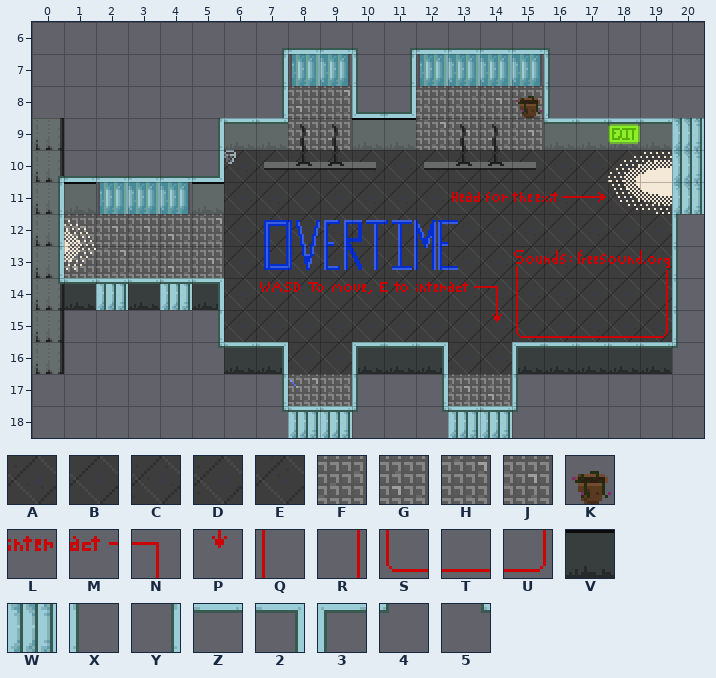
A Tiled map (JSON) gets an edit: assets/maps/00-lobby-day.json. Above, as it was before the edit.
Cells are 16x16 px. Shown: x 0..20, y 6..18.
Key: from "floor": A 12, B 13, C 14, D 15, E 16, F 17, G 18, H 19, J 20; from "floor-items": K 12; from "menu": L 5, M 6, N 7, P 15, Q 40, R 44, S 48, T 49, U 52; from "office-divider": V 7; from "window": W 5, X 6, Y 7, Z 8, 2 10, 3 12, 4 14, 5 15.
_ is an empty cell.
Layers that did not change in this view are not listed.
Layer "Floor" before, first column x 8:
13 AEBEAECEABEC_
14 EBCDCCACADDC_
15 BABDDBCBDACA_
16 DBVVVDCVVVVV_
17 HF___JG______
18 WW___WW______
Layer "FloorItems" before, first column x 12:
14 LMNQ___R_
15 __PSTTTU_
16 _________
17 _________
18 _________
Layer "Walls" before, first column x 8:
13 ____________X
14 ____________X
15 ____________X
16 __3Z2__3ZZZZ4
17 __X_Y__X_____
18 ZZ4_5ZZ4_____
Once edited:
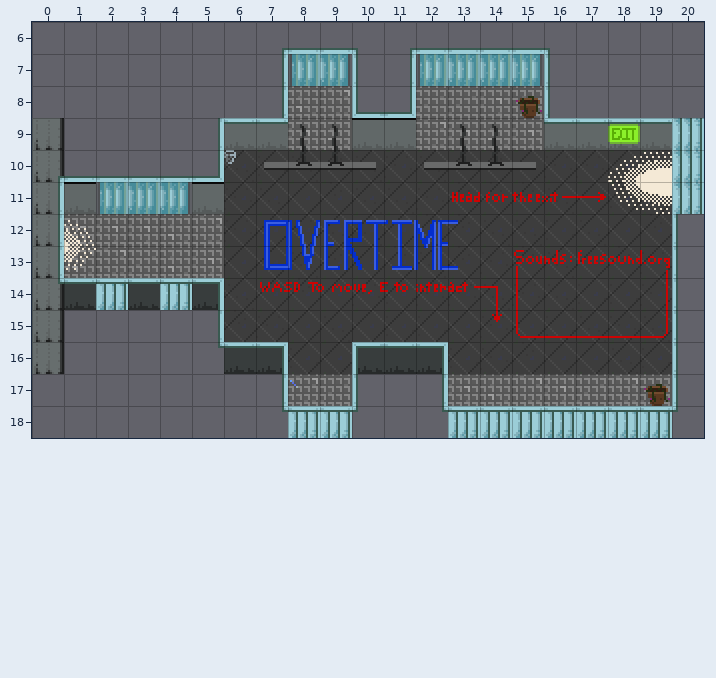
Changes in this commit:
Layer "Floor":
Tile V gives way to tile A in row 16 at x 18.
Tile V gives way to tile B in row 16 at x 16 to 17.
Tile V gives way to tile D in row 16 at x 19.
Tile V gives way to tile E in row 16 at x 15.
The edit adds tile F in row 17 at x 17 and 19.
The edit adds tile H in row 17 at x 15 and 18.
The edit adds tile J in row 17 at x 16.
The edit adds tile W in row 18 at x 15 to 19.
Layer "FloorItems":
The edit adds tile K in row 17 at x 19.
Layer "Walls":
The edit adds tile 4 in row 18 at x 20.
Tile 4 gives way to tile X in row 16 at x 20.
The edit adds tile X in row 17 at x 20.
Tile 4 gives way to tile Z in row 18 at x 15.
The edit adds tile Z in row 18 at x 16 to 19.
The edit erases tile 3 in row 16 at x 15.
The edit erases tile X in row 17 at x 15.
The edit erases tile Z in row 16 at x 16 to 19.
Pixel boxes of the changes (left, top, right, bottom) in both pictures:
changed: (512, 342, 678, 438)
